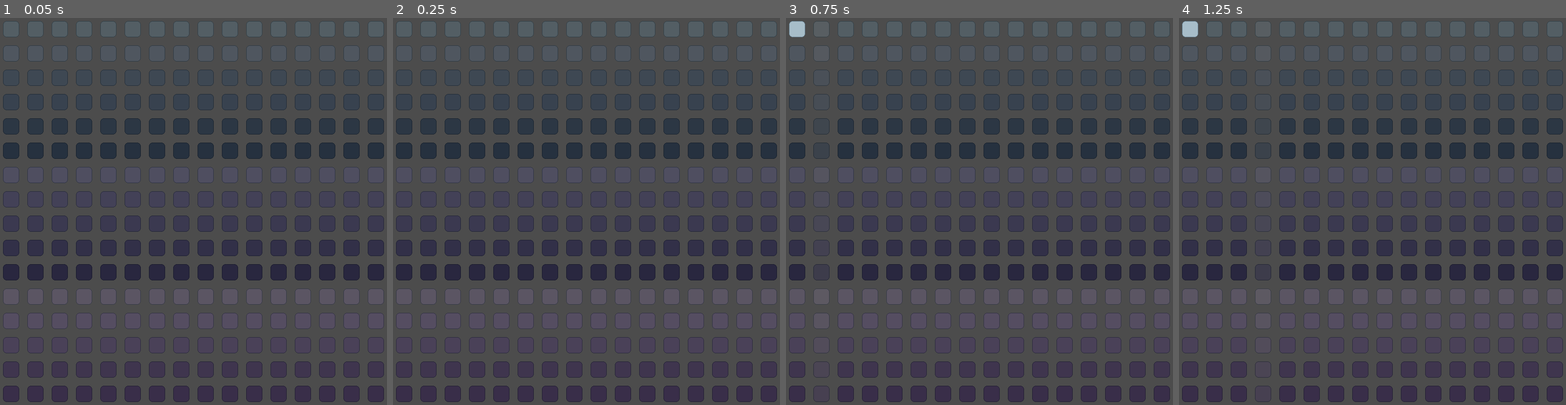
Above: before the commit, frames 1-4 (left to right).
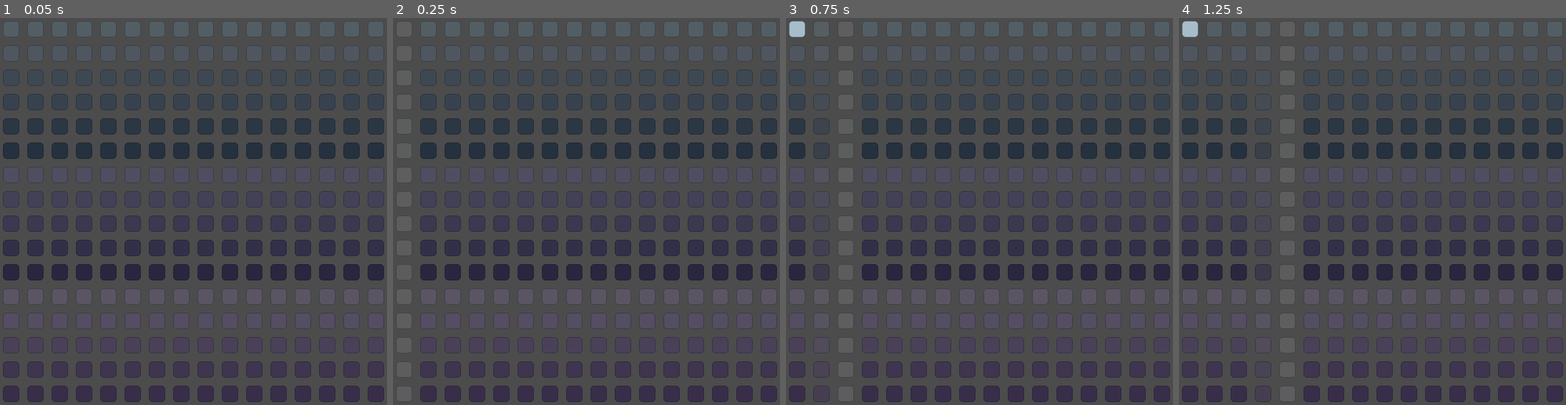
Above: after the commit, the same moments.

Repository: lunkkun/tone-matrix
Game: Godot game, scene res://scenes/Main.tscn
The game is run twice, just before and just after one commit, with the same random seed, the same clock (stepped at 60 frames per second) and the same inputs.
Inputs (mouse positions are in pixels of both pictures, inside the frame that each line leads up to):
- Up to frame 1 (0.05 s): no input
- Up to frame 2 (0.25 s): no input
- Up to frame 3 (0.75 s): tap Enter at 0.5 s; move the mouse to (797, 29) at 0.52 s; hold Up (speed_up) from 0.53 s (still down); hold Right (add_beat) from 0.53 s (still down); click (797, 29) at 0.67 s
- Up to frame 4 (1.25 s): keep holding Up (speed_up); keep holding Right (add_beat)

Frame 1 is identical in both runs. In frame 2, 1.7% of the frame differs, in the area x 0-5%, y 13-100%; in frame 3, 1.7%; in frame 4, 1.7%.

Commit message:
improvements in audio processing

Diff:
--- /dev/null
+++ b/default_bus_layout.tres
@@ -0,0 +1,9 @@
+[gd_resource type="AudioBusLayout" load_steps=2 format=2]
+
+[sub_resource type="AudioEffectLimiter" id=1]
+resource_name = "Limiter"
+soft_clip_db = 0.0
+
+[resource]
+bus/0/effect/0/effect = SubResource( 1 )
+bus/0/effect/0/enabled = true
--- a/project.godot
+++ b/project.godot
@@ -57,6 +57,11 @@
  ]
 }
 
+[physics]
+
+common/physics_fps=240
+common/physics_jitter_fix=0.0
+
 [rendering]
 
 environment/default_environment="res://default_env.tres"
--- a/scenes/Player.tscn
+++ b/scenes/Player.tscn
@@ -9,5 +9,7 @@
 [node name="ToneMatrix" parent="." instance=ExtResource( 1 )]
 
 [node name="Timer" type="Timer" parent="."]
+process_priority = -1
+process_mode = 0
 wait_time = 0.25
 [connection signal="timeout" from="Timer" to="." method="_on_Timer_timeout"]
--- a/scenes/Tone.tscn
+++ b/scenes/Tone.tscn
@@ -21,6 +21,7 @@
 texture = ExtResource( 2 )
 
 [node name="Sample" type="AudioStreamPlayer" parent="."]
-volume_db = -10.0
+process_priority = -2
+volume_db = -12.0
 
 [node name="Tween" type="Tween" parent="."]
